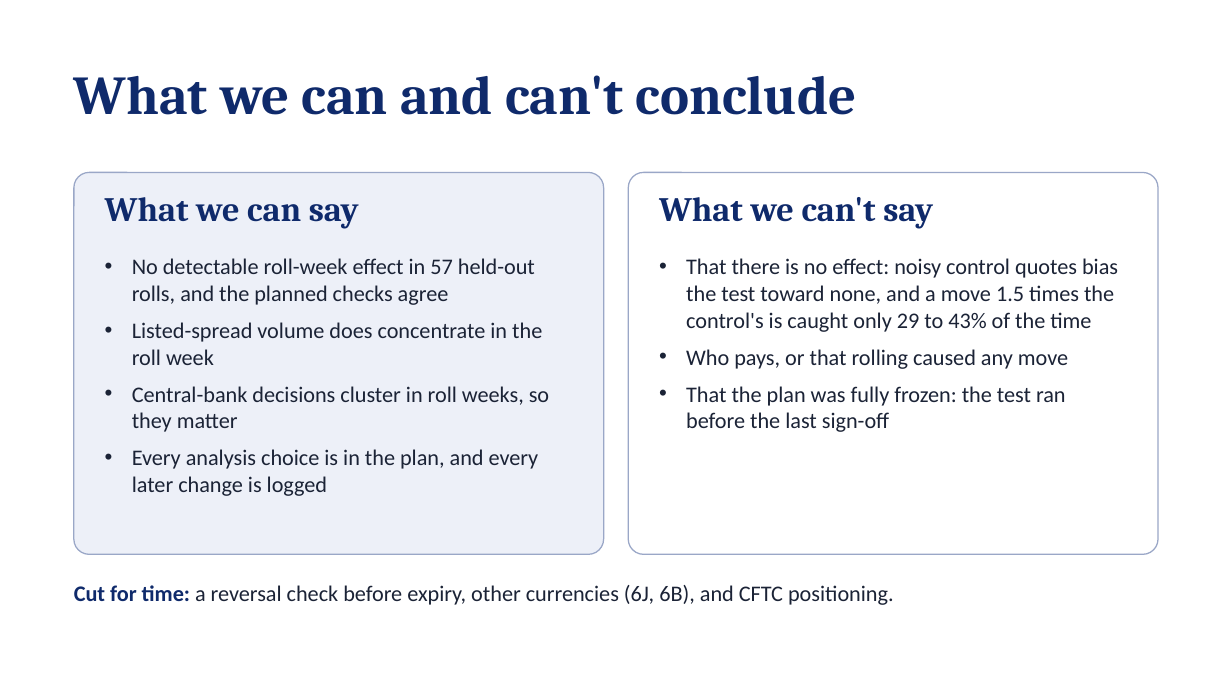
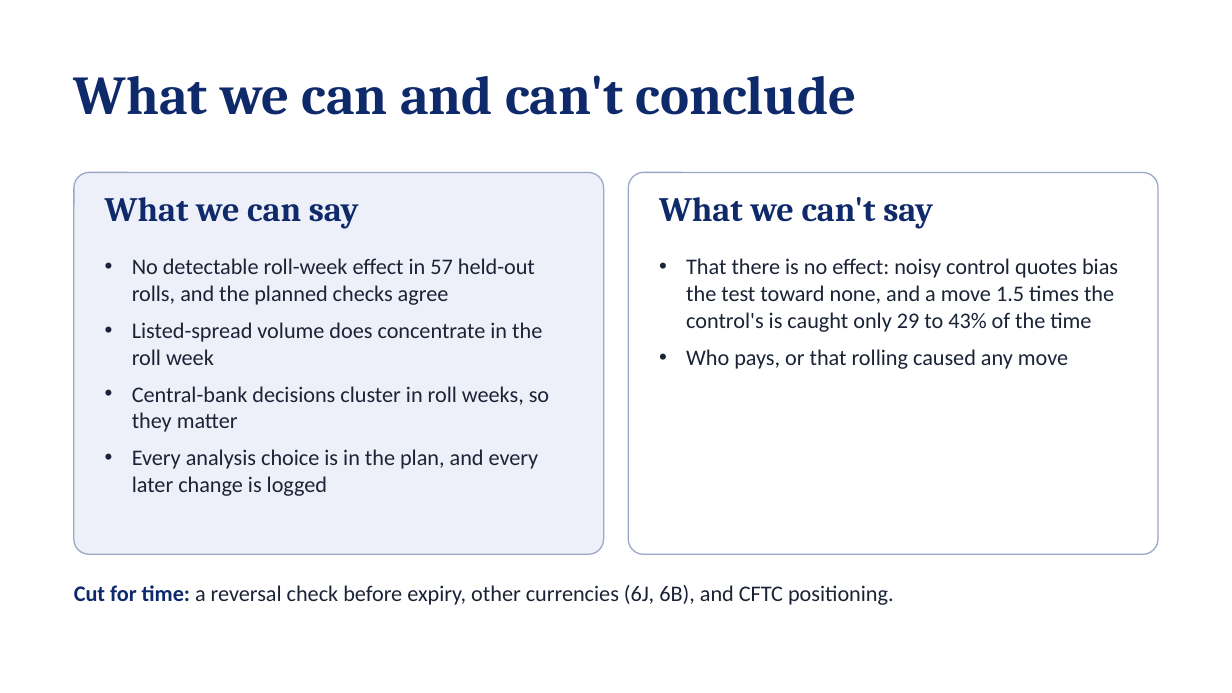
Before and after one commit to chris-mulligan-50/futures-project, a slide deck: slide 8 of docs/project_slides.pptx. Drawn at 1232x693 pixels with LibreOffice and Linux fonts; fonts in the diff are those of the drawing. Boxes give left, top, right and bottom in pixels: in the first picture for what was removed or moved away, otherwise in the second. Text is boxed around its words. In the diff, an @@ line names an element or a change of style, - is before the commit and + after.

Commit message:
slides fix

```diff
--- a/docs/project_slides.pptx
+++ b/docs/project_slides.pptx
@@ text at (686,386,1066,432): paragraph removed @@
-• That the plan was fully frozen: the test ran before the last sign-off
```
Also in this commit, not shown: 2 other slides changed.
